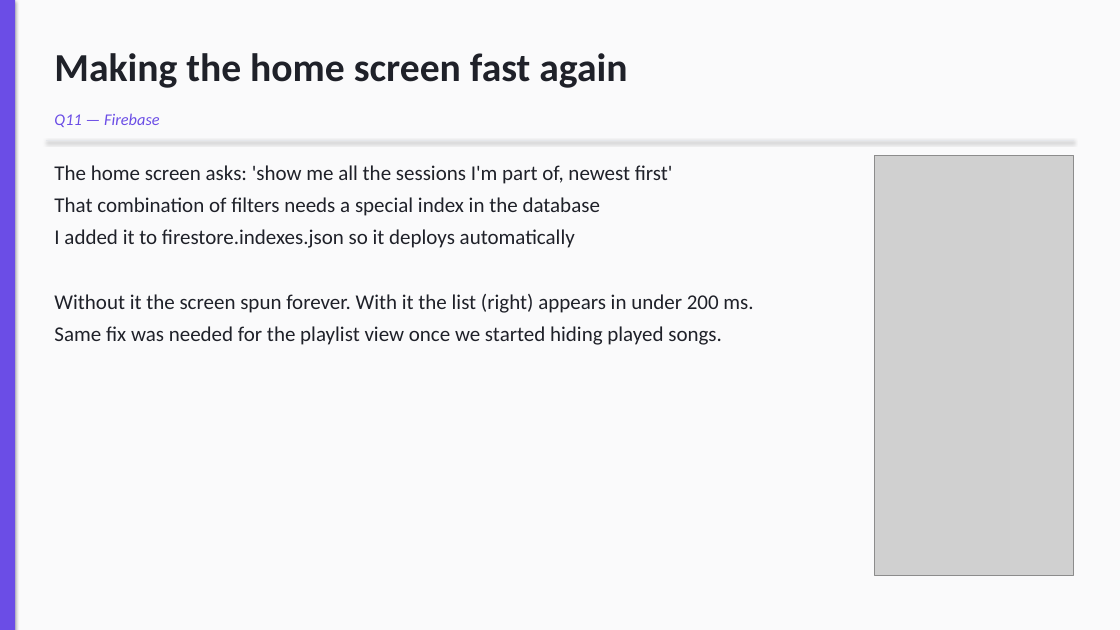
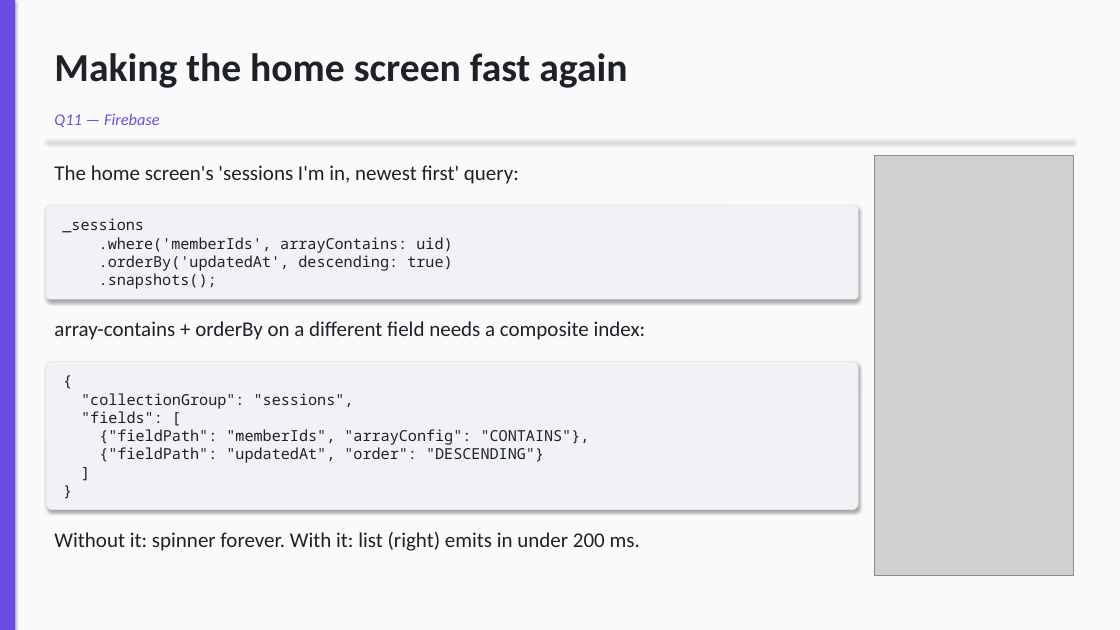
Before and after one commit to Tmaku18/vibzcheck-project2, a slide deck: slide 8 of submission/Vibzcheck_Presentation.pptx. Drawn at 1120x630 pixels with LibreOffice and Linux fonts; fonts in the diff are those of the drawing; grey boxes stand for pictures. Boxes give left, top, right and bottom in pixels: in the first picture for what was removed or moved away, otherwise in the second. Text is boxed around its words. In the diff, an @@ line names an element or a change of style, - is before the commit and + after.

```diff
--- a/submission/Vibzcheck_Presentation.pptx
+++ b/submission/Vibzcheck_Presentation.pptx
@@ text at [54,165,519,184]: text changed @@
-The home screen asks: 'show me all the sessions I'm part of, newest first'
-That combination of filters needs a special index in the database
-I added it to firestore.indexes.json so it deploys automatically
-Without it the screen spun forever. With it the list (right) appears in under 200 ms.
-Same fix was needed for the playlist view once we started hiding played songs.
+The home screen's 'sessions I'm in, newest first' query:
@@ rounded rectangle added at [46,205,859,299], fill #F1F2F6, outline #E5E7EB 0.5 pt, 13 pt, text #1F2129 @@
+_sessions
+.where('memberIds', arrayContains: uid)
+.orderBy('updatedAt', descending: true)
+.snapshots();
@@ text added at [54,321,646,340], 18 pt, text #1F2129 @@
+array-contains + orderBy on a different field needs a composite index:
@@ rounded rectangle added at [46,361,859,510], fill #F1F2F6, outline #E5E7EB 0.5 pt, 13 pt, text #1F2129 @@
+{
+"collectionGroup": "sessions",
+"fields": [
+{"fieldPath": "memberIds", "arrayConfig": "CONTAINS"},
+{"fieldPath": "updatedAt", "order": "DESCENDING"}
+]
+}
@@ text added at [54,532,640,551], 18 pt, text #1F2129 @@
+Without it: spinner forever. With it: list (right) emits in under 200 ms.
```
Also in this commit, not shown: 6 other slides changed, 1 slide added, 1 slide removed, 1 other file.
